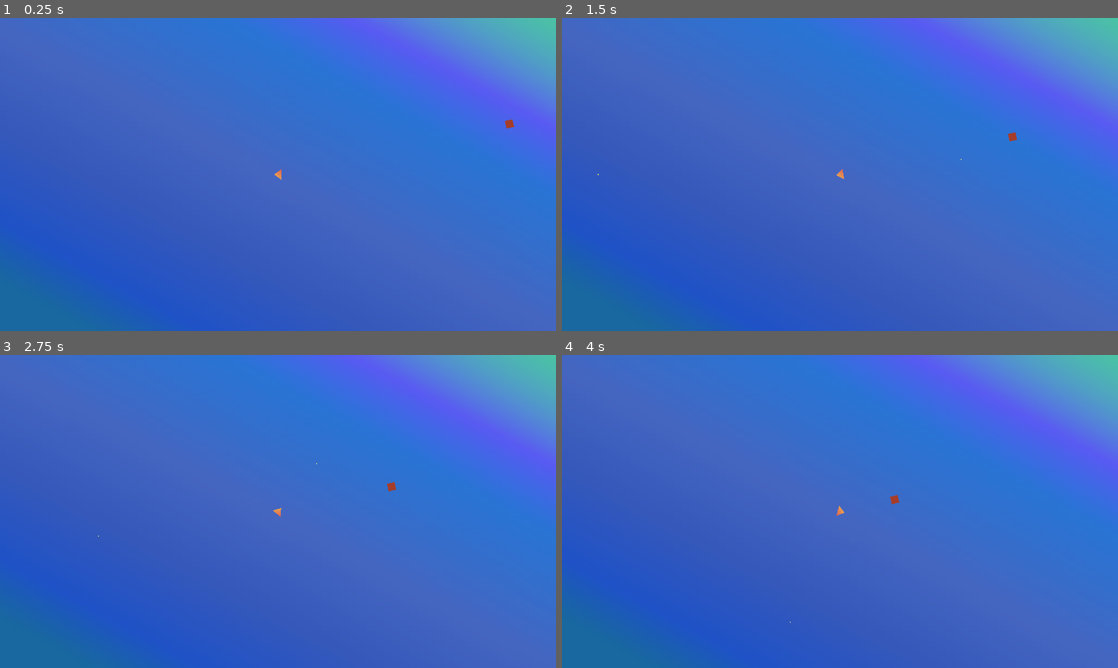
Above: before the commit, frames 1-4 (two rows, left to right).
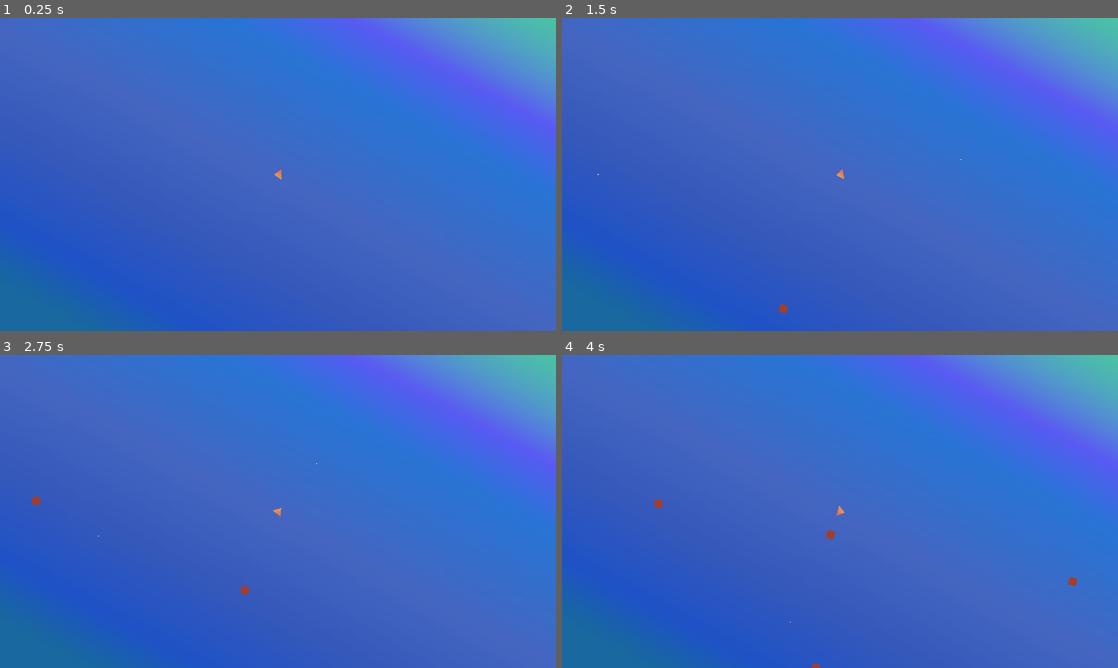
Above: after the commit, the same moments.

Repository: nskins/triangle-defender
Game: Godot game, scene res://world.tscn
The game is run twice, just before and just after one commit, with the same random seed, the same clock (stepped at 60 frames per second) and the same inputs.
Inputs (mouse positions are in pixels of both pictures, inside the frame that each line leads up to):
- Up to frame 1 (0.25 s): no input
- Up to frame 2 (1.5 s): tap Enter at 0.5 s; move the mouse to (962, 158) at 0.52 s; move the mouse to (728, 190) at 1.27 s
- Up to frame 3 (2.75 s): move the mouse to (333, 442) at 2.02 s
- Up to frame 4 (4 s): move the mouse to (812, 574) at 2.77 s; move the mouse to (1006, 558) at 3.52 s

The runs differ from the first frame. In frame 1, less than 0.1% of the frame differs, in the area x 90-93%, y 32-36%; in frame 2, less than 0.1%; in frame 3, 0.1%; in frame 4, 0.2%, in the area x 16-93%, y 44-100%.

Commit message:
Make mobs spawn at the edges of the screen

Diff:
--- /dev/null
+++ b/World.gd
@@ -0,0 +1,27 @@
+extends Node2D
+
+@export var Mob : PackedScene = load("res://mob.tscn")
+
+func _on_mob_timer_timeout():
+	# TODO: we should get these values programmatically.
+	var x: int = 577 * 2
+	var y: int = 324 * 2
+
+	var side = randi() % 4
+
+	match side:
+		0:
+			x = randi() % x
+			y = 0
+		1:
+			y = randi() % y
+		2:
+			x = randi() % x
+		3:
+			x = 0
+			y = randi() % y
+
+	var mob = Mob.instantiate()
+	add_child(mob)
+	mob.position.x = x
+	mob.position.y = y
--- a/world.tscn
+++ b/world.tscn
@@ -1,7 +1,7 @@
 [gd_scene load_steps=8 format=3 uid="uid://c8ipvhp82hema"]
 
 [ext_resource type="Script" path="res://Triangle.gd" id="1_vik46"]
-[ext_resource type="PackedScene" uid="uid://cf6jtkwfwesoi" path="res://mob.tscn" id="2_47xi7"]
+[ext_resource type="Script" path="res://World.gd" id="1_yef18"]
 
 [sub_resource type="ShaderMaterial" id="ShaderMaterial_ty8sl"]
 
@@ -23,6 +23,7 @@
 
 [node name="World" type="Node2D"]
 material = SubResource("ShaderMaterial_ty8sl")
+script = ExtResource("1_yef18")
 
 [node name="TextureRect" type="TextureRect" parent="."]
 offset_left = -5.0
@@ -53,7 +54,8 @@
 wait_time = 0.5
 autostart = true
 
-[node name="Mob" parent="." instance=ExtResource("2_47xi7")]
-position = Vector2(1080, 214)
+[node name="MobTimer" type="Timer" parent="."]
+autostart = true
 
 [connection signal="timeout" from="Triangle/ShootTimer" to="Triangle" method="_on_shoot_timer_timeout"]
+[connection signal="timeout" from="MobTimer" to="." method="_on_mob_timer_timeout"]
